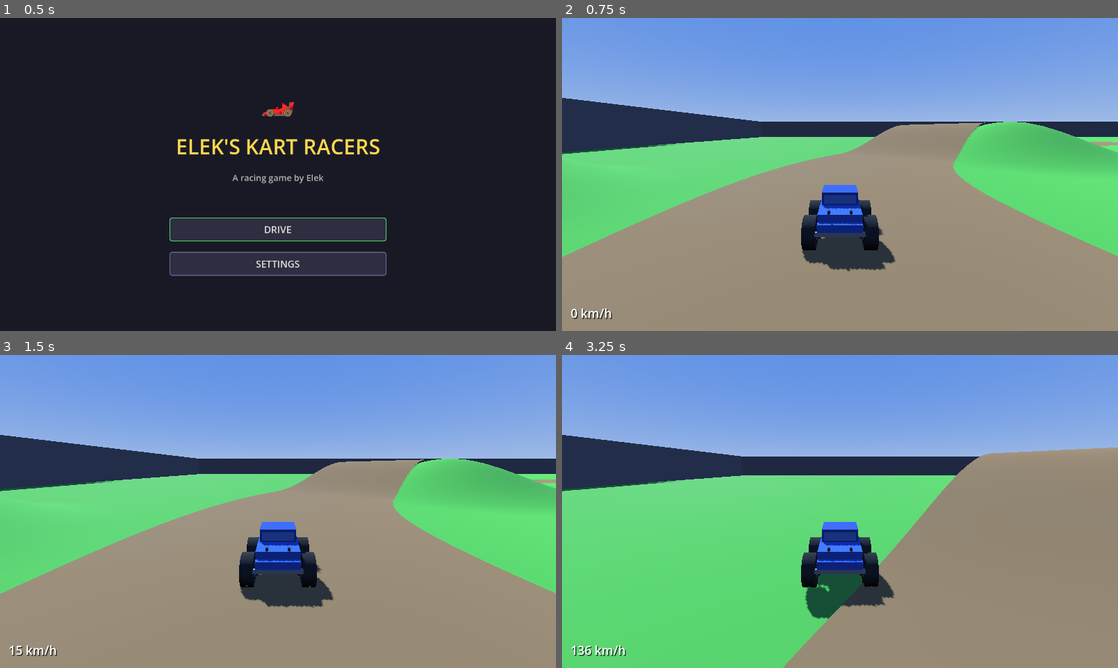
Above: before the commit, frames 1-4 (two rows, left to right).
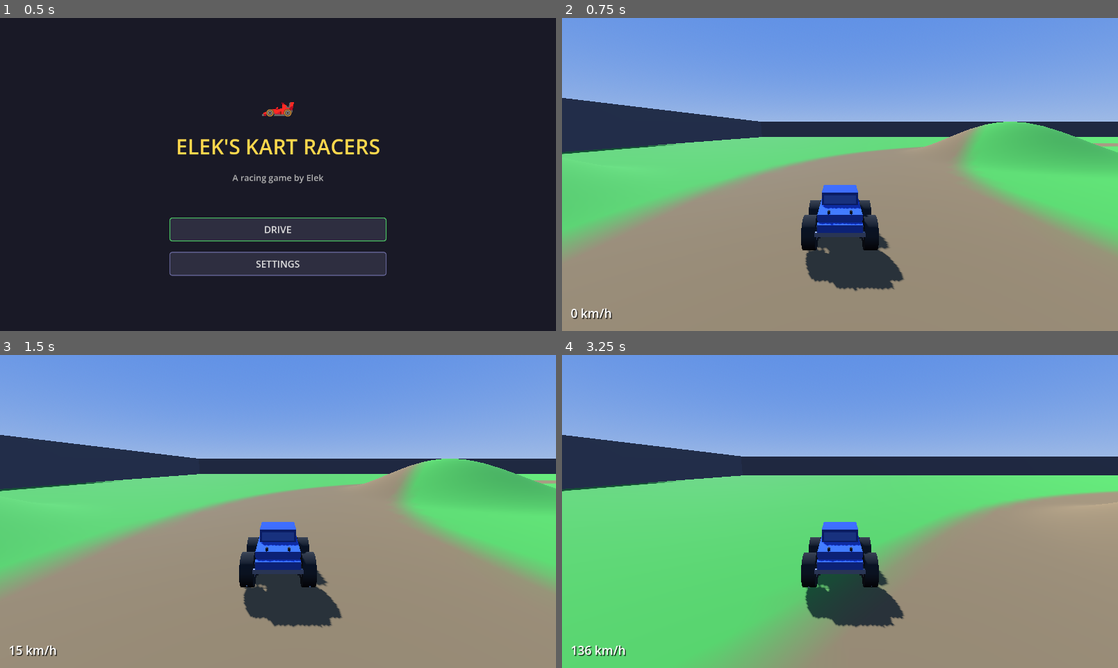
Above: after the commit, the same moments.

Repository: withdoron/Elek-games
Game: Godot game, scene res://node_3d.tscn
Two runs of this game, one before a commit and one after it. Both use one fixed random seed, a clock stepped at 60 frames per second and the inputs below.
Inputs (mouse positions are in pixels of both pictures, inside the frame that each line leads up to):
- Up to frame 1 (0.5 s): no input
- Up to frame 2 (0.75 s): click "DRIVE" at 0.5 s
- Up to frame 3 (1.5 s): tap Enter at 1.25 s; move the mouse to (305, 511) at 1.27 s; hold W (accelerate) from 1.28 s (still down); click (305, 511) at 1.42 s
- Up to frame 4 (3.25 s): keep holding W (accelerate); move the mouse to (812, 511) at 2.02 s; move the mouse to (851, 505) at 2.77 s

Frame 1 is identical in both runs. In frame 2, 5.1% of the frame differs, in the area x 0-100%, y 33-88%; in frame 3, 5.1%; in frame 4, 9.2%, in the area x 29-100%, y 29-100%.

Commit message:
TERRAIN: single mesh, vertex-colored road — no more Z-fighting
Complete rewrite of terrain approach:
- ONE mesh for everything — no separate road mesh
- Vertex colors: brown where on the oval road, green for grass
- Smooth 3-unit blend at road edges (road lerps to grass)
- Road and grass are the SAME surface at the SAME height
- Zero Z-fighting possible — it's one mesh
- Hills go right through the road — truck drives over them
- Removed _build_oval_road entirely
- get_ground_height is the single source of truth for terrain

Co-Authored-By: Claude Opus 4.6 (1M context) <noreply@anthropic.com>

Diff:
--- a/kart-racers/scripts/main_setup.gd
+++ b/kart-racers/scripts/main_setup.gd
@@ -8,22 +8,20 @@
 const ARENA_SIZE = 200.0
 
 # Hill definitions: [center_x, center_z, height, radius]
-# Hills are ON the road — the road rises over them
 const HILLS = [
-	[0.0, -50.0, 12.0, 30.0],     # big hill on far side
-	[80.0, 40.0, 8.0, 25.0],      # hill on right curve
-	[-70.0, -30.0, 6.0, 20.0],    # hill on left side
-	[40.0, -100.0, 10.0, 22.0],   # hill near bottom
-	[-50.0, 70.0, 5.0, 18.0],     # gentle hill on top curve
-	[160.0, 0.0, 9.0, 25.0],      # hill outside oval
-	[-160.0, -40.0, 7.0, 20.0],   # hill outside oval
+	[0.0, -50.0, 12.0, 30.0],
+	[80.0, 40.0, 8.0, 25.0],
+	[-70.0, -30.0, 6.0, 20.0],
+	[40.0, -100.0, 10.0, 22.0],
+	[-50.0, 70.0, 5.0, 18.0],
+	[160.0, 0.0, 9.0, 25.0],
+	[-160.0, -40.0, 7.0, 20.0],
 ]
 
 # Oval road parameters
 const OVAL_RX = 120.0
 const OVAL_RZ = 80.0
 const ROAD_WIDTH = 24.0
-const ROAD_SEGMENTS = 400
 
 
 func _ready() -> void:
@@ -65,26 +63,26 @@
 	sun.shadow_enabled = true
 	add_child(sun)
 
-	# --- Terrain mesh (high-res, smooth normals) ---
+	# --- Single unified terrain mesh with vertex colors ---
 	_build_terrain_mesh()
-
-	# --- Oval road mesh ---
-	_build_oval_road()
 
 	# --- Arena walls ---
 	_build_walls()
 
 
 func _build_terrain_mesh() -> void:
+	# One mesh for everything — vertex colors distinguish road from grass
 	var st = SurfaceTool.new()
 	st.begin(Mesh.PRIMITIVE_TRIANGLES)
 
 	var mat = StandardMaterial3D.new()
-	mat.albedo_color = Color(0.25, 0.55, 0.2)
+	mat.vertex_color_use_as_albedo = true
 	st.set_material(mat)
 
+	var grass_color = Color(0.25, 0.55, 0.2)
+	var road_color = Color(0.45, 0.35, 0.22)
+
 	var extent = ARENA_SIZE + 10.0
-	# 200x200 grid = ~2.1m per cell — smooth enough to match the math function
 	var steps = 200
 	var step_size = (extent * 2.0) / steps
 
@@ -100,17 +98,27 @@
 			var v01 = Vector3(x0, get_ground_height(x0, z1), z1)
 			var v11 = Vector3(x1, get_ground_height(x1, z1), z1)
 
+			var c00 = _get_surface_color(x0, z0, grass_color, road_color)
+			var c10 = _get_surface_color(x1, z0, grass_color, road_color)
+			var c01 = _get_surface_color(x0, z1, grass_color, road_color)
+			var c11 = _get_surface_color(x1, z1, grass_color, road_color)
+
 			# Tri 1
+			st.set_color(c00)
 			st.add_vertex(v00)
+			st.set_color(c10)
 			st.add_vertex(v10)
+			st.set_color(c01)
 			st.add_vertex(v01)
 
 			# Tri 2
+			st.set_color(c10)
 			st.add_vertex(v10)
+			st.set_color(c11)
 			st.add_vertex(v11)
+			st.set_color(c01)
 			st.add_vertex(v01)
 
-	# Generate smooth normals and deduplicate vertices
 	st.generate_normals()
 	st.index()
 
@@ -120,82 +128,33 @@
 	add_child(mesh_inst)
 
 
-func _build_oval_road() -> void:
-	var st = SurfaceTool.new()
-	st.begin(Mesh.PRIMITIVE_TRIANGLES)
-
-	var mat = StandardMaterial3D.new()
-	mat.albedo_color = Color(0.45, 0.35, 0.22)
-	st.set_material(mat)
+func _get_surface_color(x: float, z: float, grass: Color, road: Color) -> Color:
+	# How far is this point from the oval road centerline?
+	# Ellipse: (x/RX)^2 + (z/RZ)^2 = 1
+	# Normalized distance from ellipse: < 1 inside, > 1 outside, = 1 on it
+	var nx = x / OVAL_RX
+	var nz = z / OVAL_RZ
+	var ellipse_dist = sqrt(nx * nx + nz * nz)
+
+	# Distance from the ellipse curve (in normalized space)
+	var dist_from_curve = abs(ellipse_dist - 1.0)
+
+	# Convert to world-space approximate distance
+	# The gradient of the ellipse at a point gives the direction to the nearest curve point
+	# Approximate: multiply by average radius
+	var avg_radius = (OVAL_RX + OVAL_RZ) / 2.0
+	var world_dist = dist_from_curve * avg_radius
 
 	var road_half_w = ROAD_WIDTH / 2.0
-	# Road sits clearly above terrain — 0.5 prevents grass bleed on steep slopes
-	var road_lift = 0.5
-
-	for i in range(ROAD_SEGMENTS):
-		var t0 = (float(i) / ROAD_SEGMENTS) * TAU
-		var t1 = (float(i + 1) / ROAD_SEGMENTS) * TAU
-
-		var cx0 = cos(t0) * OVAL_RX
-		var cz0 = sin(t0) * OVAL_RZ
-		var cx1 = cos(t1) * OVAL_RX
-		var cz1 = sin(t1) * OVAL_RZ
-
-		# Normal perpendicular to tangent
-		var tx0 = -sin(t0) * OVAL_RX
-		var tz0 = cos(t0) * OVAL_RZ
-		var len0 = sqrt(tx0 * tx0 + tz0 * tz0)
-		var nx0 = tz0 / len0
-		var nz0 = -tx0 / len0
-
-		var tx1 = -sin(t1) * OVAL_RX
-		var tz1 = cos(t1) * OVAL_RZ
-		var len1 = sqrt(tx1 * tx1 + tz1 * tz1)
-		var nx1 = tz1 / len1
-		var nz1 = -tx1 / len1
-
-		var lx0 = cx0 - nx0 * road_half_w
-		var lz0 = cz0 - nz0 * road_half_w
-		var rx0 = cx0 + nx0 * road_half_w
-		var rz0 = cz0 + nz0 * road_half_w
-
-		var lx1 = cx1 - nx1 * road_half_w
-		var lz1 = cz1 - nz1 * road_half_w
-		var rx1 = cx1 + nx1 * road_half_w
-		var rz1 = cz1 + nz1 * road_half_w
-
-		# Sample height at center, left, and right — use MAX so road always
-		# clears the terrain even when a hill peak is under the road
-		var hc0 = get_ground_height(cx0, cz0)
-		var hl0 = get_ground_height(lx0, lz0)
-		var hr0 = get_ground_height(rx0, rz0)
-		var h0 = max(hc0, max(hl0, hr0)) + road_lift
-
-		var hc1 = get_ground_height(cx1, cz1)
-		var hl1 = get_ground_height(lx1, lz1)
-		var hr1 = get_ground_height(rx1, rz1)
-		var h1 = max(hc1, max(hl1, hr1)) + road_lift
-
-		var v_l0 = Vector3(lx0, h0, lz0)
-		var v_r0 = Vector3(rx0, h0, rz0)
-		var v_l1 = Vector3(lx1, h1, lz1)
-		var v_r1 = Vector3(rx1, h1, rz1)
-
-		st.add_vertex(v_l0)
-		st.add_vertex(v_r0)
-		st.add_vertex(v_l1)
-
-		st.add_vertex(v_r0)
-		st.add_vertex(v_r1)
-		st.add_vertex(v_l1)
-
-	st.generate_normals()
-	st.index()
-
-	var mesh_inst = MeshInstance3D.new()
-	mesh_inst.mesh = st.commit()
-	mesh_inst.name = "Road"
-	add_child(mesh_inst)
+
+	if world_dist < road_half_w - 1.5:
+		return road
+	elif world_dist < road_half_w + 1.5:
+		# Smooth blend at road edges
+		var t = (world_dist - (road_half_w - 1.5)) / 3.0
+		return road.lerp(grass, t)
+	else:
+		return grass
 
 
 func _build_walls() -> void:
@@ -241,7 +200,7 @@
 	kart.name = "PlayerKart"
 	var start_x = OVAL_RX
 	var start_z = 0.0
-	var start_y = get_ground_height(start_x, start_z)
+	var start_y = get_ground_height(start_x, start_z) + 0.3
 	kart.position = Vector3(start_x, start_y, start_z)
 	kart.rotation.y = PI
 	add_child(kart)
